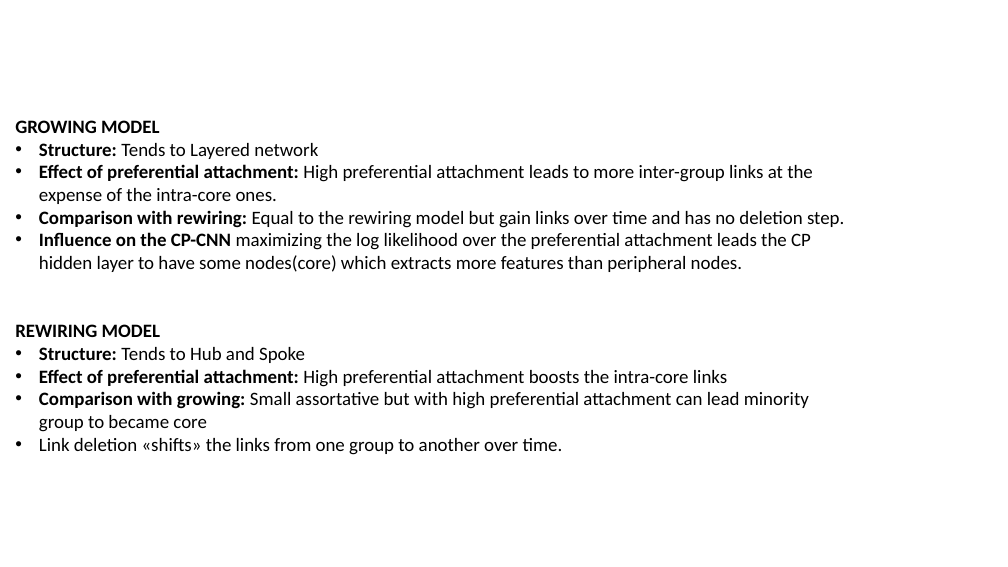
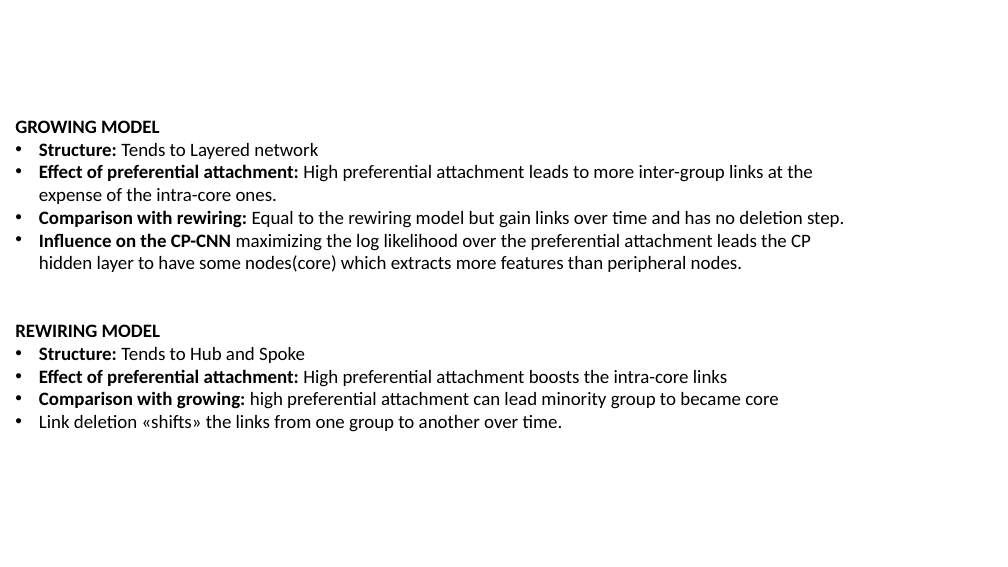
Before and after one commit to vittpall/ProvaIntegrativaSCR, a slide deck: slide 9 of ProvaIntegrativaSCR.pptx. Drawn at 1008x567 pixels with LibreOffice and Linux fonts; fonts in the diff are those of the drawing; background and template pictures are left out. Boxes give left, top, right and bottom in pixels: in the first picture for what was removed or moved away, otherwise in the second. Text is boxed around its words. In the diff, an @@ line names an element or a change of style, - is before the commit and + after.

Commit message:
update typo

```diff
--- a/ProvaIntegrativaSCR.pptx
+++ b/ProvaIntegrativaSCR.pptx
@@ text at bbox=[39, 391, 779, 409]: text changed @@
-• Comparison with growing: Small assortative but with high preferential attachment can lead minority group to became core
+• Comparison with growing: high preferential attachment can lead minority group to became core
```
Also in this commit, not shown: 2 other slides changed.
